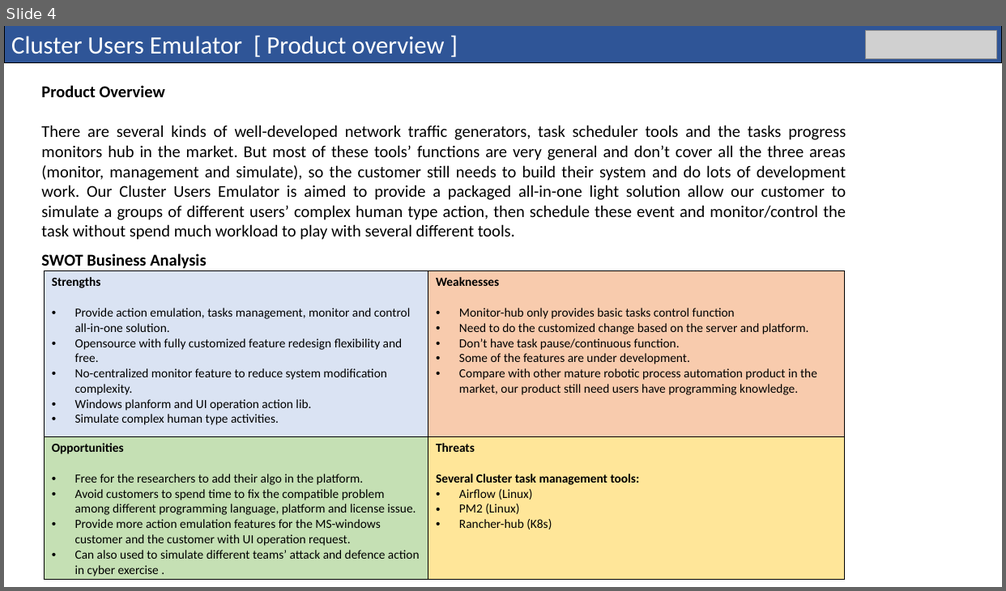
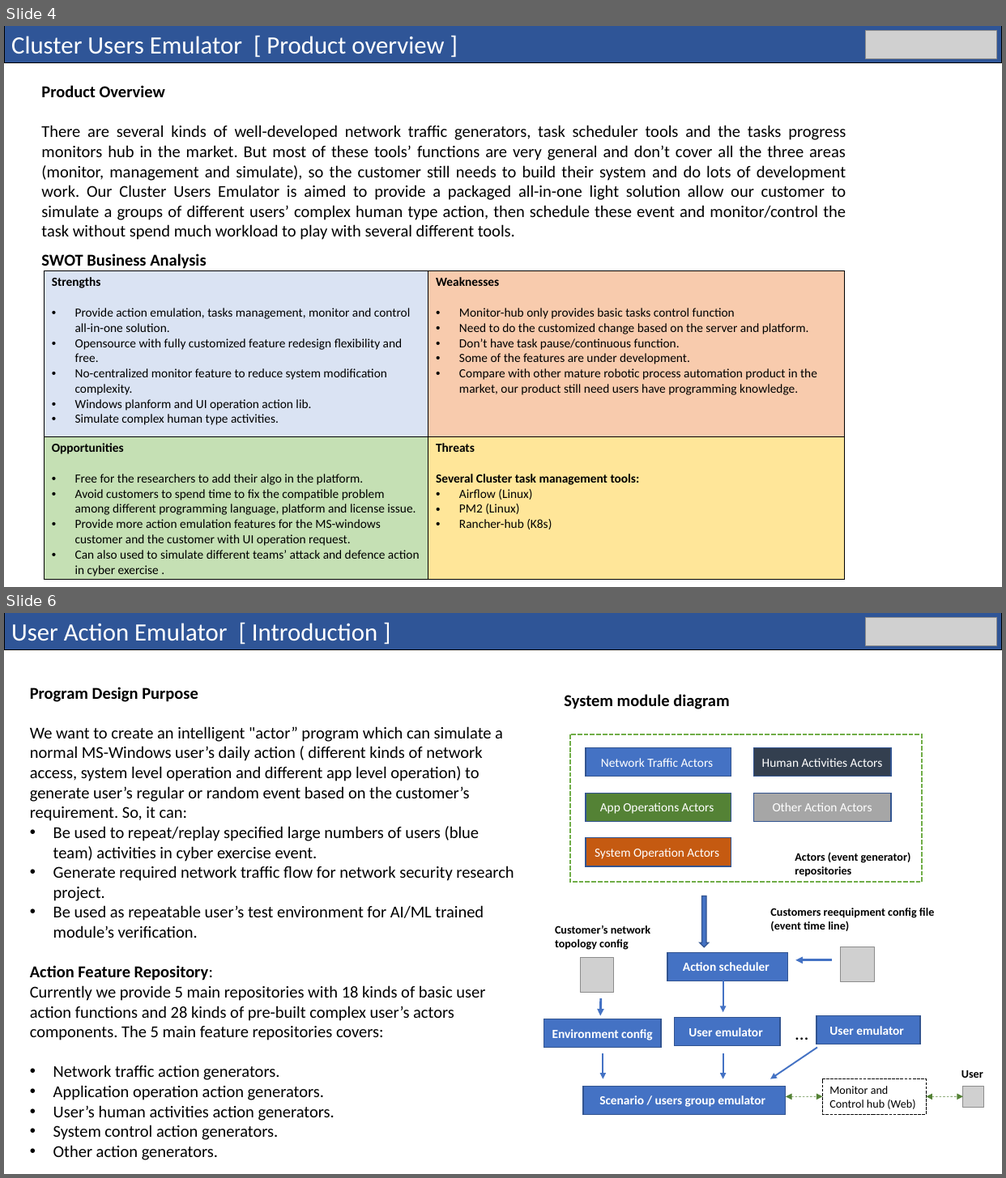
Before and after one commit to LiuYuancheng/Cluster_User_Emulation_System, a slide deck: doc/User_Action_Emulator_Design_Doc.pptx. Shown one above the other, each under a label of ours: slide 4 before the commit, slides 4 and 6 after it; the slides between them are not shown. The pictures are 1006x591 and 1006x1178 pixels, drawn with LibreOffice and Linux fonts; fonts in the diff are those of the drawing; grey boxes stand for pictures. Boxes give left, top, right and bottom in pixels: in the first picture for what was removed or moved away, otherwise in the second. Text is boxed around its words. In the diff, an @@ line names an element or a change of style, - is before the commit and + after.

```diff
--- a/doc/User_Action_Emulator_Design_Doc.pptx
+++ b/doc/User_Action_Emulator_Design_Doc.pptx
@@ slide 6 added at (4,613,1002,1174), background #FFFFFF @@
@@ rectangle added at (4,613,1002,649), fill #2F5597, outline #000000 0.75 pt, 24 pt, text #FFFFFF @@
+User Action Emulator [ Introduction ]
@@ picture added at (866,618,997,646) @@
@@ text added at (30,687,513,1161), 16 pt, text #000000 @@
+Program Design Purpose
+We want to create an intelligent "actor” program which can simulate a normal MS-Windows user’s daily action ( different kinds of network access, system level operation and different app level operation) to generate user’s regular or random event based on the customer’s requirement. So, it can:
+• Be used to repeat/replay specified large numbers of users (blue team) activities in cyber exercise event.
+• Generate required network traffic flow for network security research project.
+• Be used as repeatable user’s test environment for AI/ML trained module’s verification.
+Action Feature Repository:
+Currently we provide 5 main repositories with 18 kinds of basic user action functions and 28 kinds of pre-built complex user’s actors components. The 5 main feature repositories covers:
+• Network traffic action generators.
+• Application operation action generators.
+• User’s human activities action generators.
+• System control action generators.
+• Other action generators.
@@ text added at (564,694,729,709), 16 pt, text #000000, bold @@
+System module diagram
@@ rectangle added at (571,735,923,883), fill #FFFFFF, outline #70AD47 1.5 pt dashed @@
@@ rectangle added at (586,747,731,776), fill #4472C4, outline #325491 1 pt, 12 pt, text #FFFFFF @@
+Network Traffic Actors
@@ rectangle added at (753,747,891,776), fill #333F50, outline #325491 1 pt, 12 pt, text #FFFFFF @@
+Human Activities Actors
@@ rectangle added at (586,794,731,822), fill #548235, outline #325491 1 pt, 12 pt, text #FFFFFF @@
+App Operations Actors
@@ rectangle added at (753,794,891,822), fill #A6A6A6, outline #325491 1 pt, 12 pt, text #FFFFFF @@
+Other Action Actors
@@ rectangle added at (586,838,731,867), fill #C55A11, outline #325491 1 pt, 12 pt, text #FFFFFF @@
+System Operation Actors
@@ text added at (795,852,911,877), 11 pt, text #000000, bold @@
+Actors (event generator) repositories
@@ down arrow added at (700,896,709,947), fill #4472C4, outline #325491 1 pt @@
@@ text added at (555,926,650,950), 11 pt, text #000000, bold @@
+Customer’s network topology config
@@ text added at (770,908,934,931), 11 pt, text #000000, bold @@
+Customers reequipment config file (event time line)
@@ picture added at (841,947,875,982) @@
@@ picture added at (581,958,614,993) @@
@@ rectangle added at (667,953,788,982), fill #4472C4, outline #325491 1 pt, 12 pt, text #FFFFFF, bold @@
+Action scheduler
@@ arrow added from (833, 960) to (796, 960), #4472C4 2.25 pt @@
@@ arrow added from (601, 999) to (601, 1016), #4472C4 2.25 pt @@
@@ arrow added from (723, 982) to (723, 1013), #4472C4 1.5 pt @@
@@ rectangle added at (543,1020,661,1048), fill #4472C4, outline #325491 1 pt, 12 pt, text #FFFFFF, bold @@
+Environment config
@@ rectangle added at (675,1018,780,1046), fill #4472C4, outline #325491 1 pt, 12 pt, text #FFFFFF, bold @@
+User emulator
@@ text added at (789,1018,817,1048), 18 pt, text #000000 @@
+…
@@ rectangle added at (817,1016,921,1045), fill #4472C4, outline #325491 1 pt, 12 pt, text #FFFFFF, bold @@
+User emulator
@@ arrow added from (818, 1048) to (770, 1080), #4472C4 1.5 pt @@
@@ arrow added from (603, 1054) to (603, 1080), #4472C4 1.5 pt @@
@@ arrow added from (723, 1054) to (723, 1080), #4472C4 1.5 pt @@
@@ text added at (961,1071,983,1078), 11 pt, text #000000, bold @@
+User
@@ rectangle added at (583,1086,786,1114), fill #4472C4, outline #325491 1 pt, 12 pt, text #FFFFFF, bold @@
+Scenario / users group emulator
@@ double arrow added from (786, 1097) to (823, 1097), #548235 0.5 pt dashed @@
@@ rectangle added at (822,1080,927,1114), outline #000000 1 pt dashed, 11 pt, text #000000 @@
+Monitor and Control hub (Web)
@@ double arrow added from (927, 1097) to (963, 1097), #548235 0.5 pt dashed @@
@@ picture added at (963,1086,984,1107) @@
```
Also in this commit, not shown: 4 slides changed, 4 other slides added, 1 slide removed, 5 other files.
